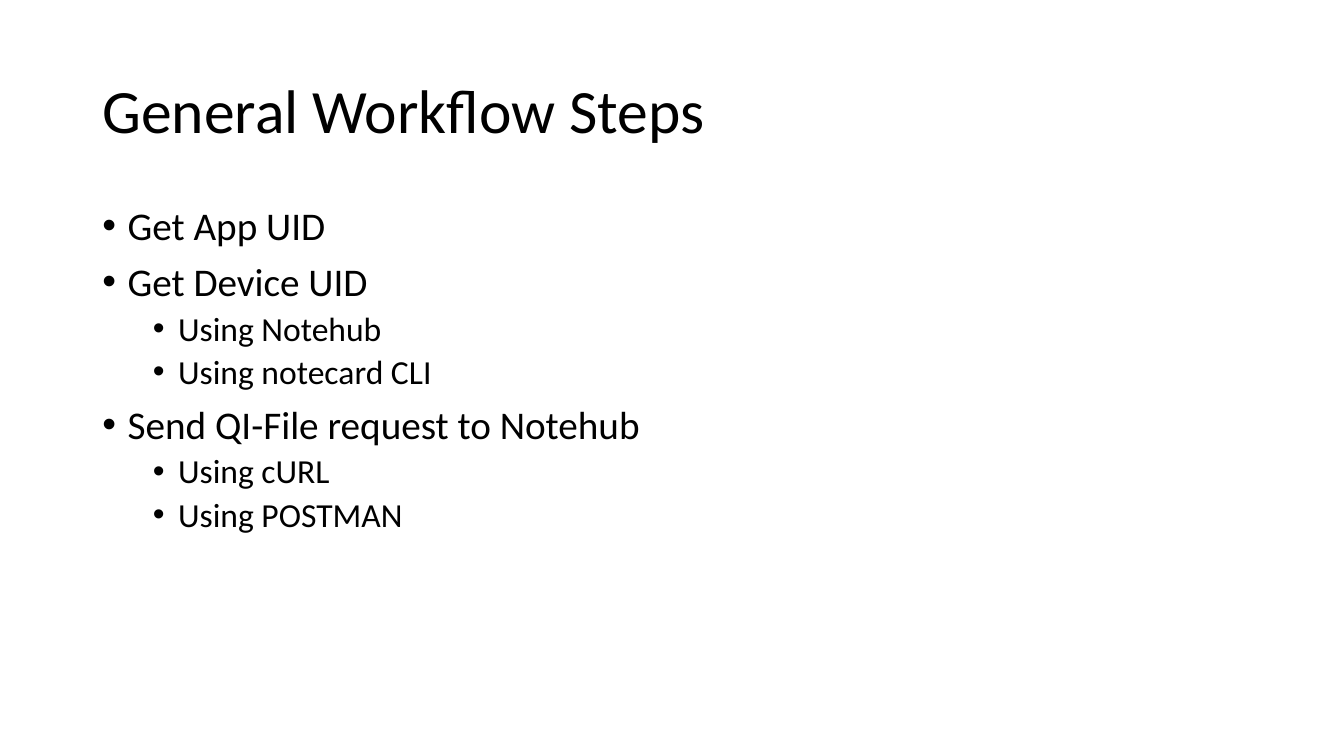
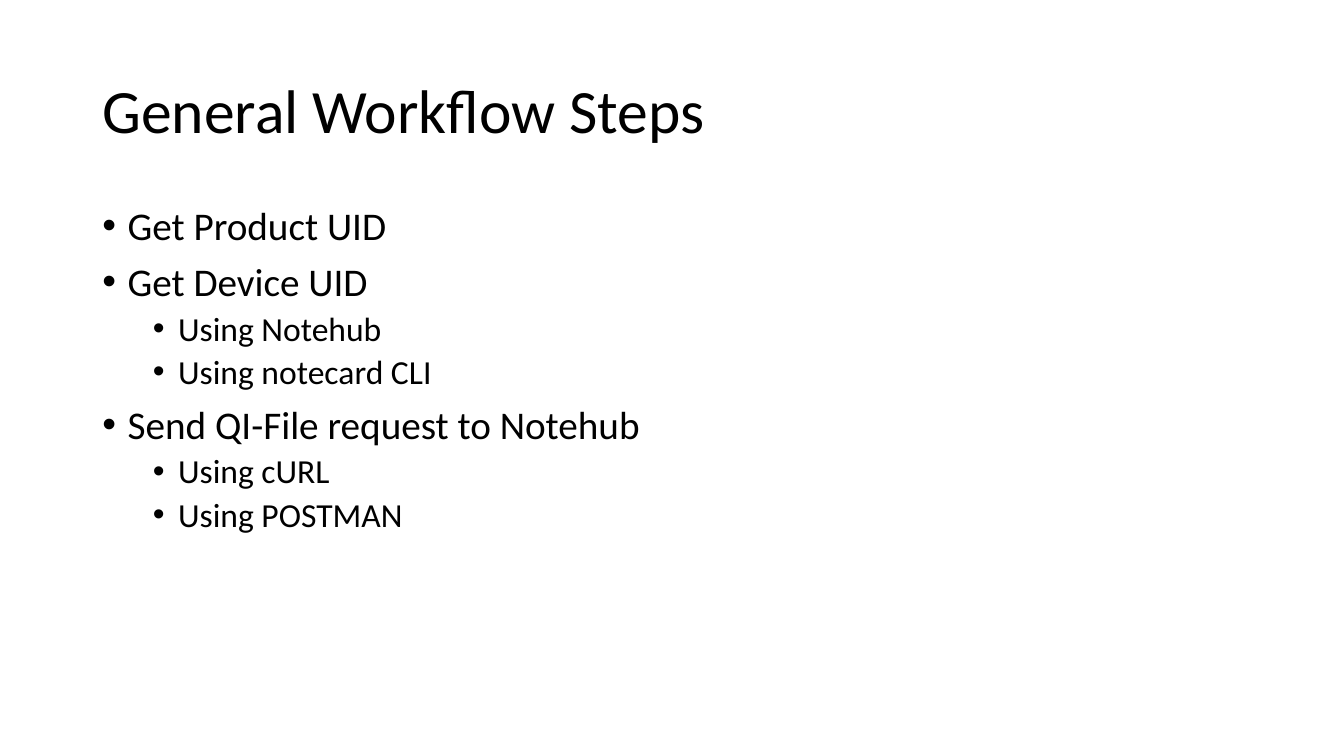
Before and after one commit to blues/note-tutorials, a slide deck: slide 33 of Host Firmware Tutorial.pptx. Drawn at 1344x756 pixels with LibreOffice and Linux fonts; fonts in the diff are those of the drawing. Boxes give left, top, right and bottom in pixels: in the first picture for what was removed or moved away, otherwise in the second. Text is boxed around its words. In the diff, an @@ line names an element or a change of style, - is before the commit and + after.

Commit message:
Changes API calls to Notehub projects to use product UID
Product UID is a more accessible value, and can be discerned from either
the Notecard, or Notehub.  It is also user-defined, which means the
user is already familiar with this ID.

```diff
--- a/Host Firmware Tutorial.pptx
+++ b/Host Firmware Tutorial.pptx
@@ text at [128,212,386,241]: text changed @@
-• Get App UID
+• Get Product UID
```
Also in this commit, not shown: 6 other slides changed.
